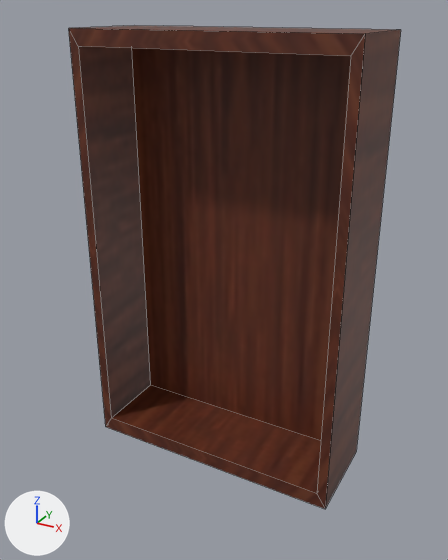
The Blender file Assets/Offline/Models/Bookshelf/Temporary Location for Blender/bookshelf.blend as it was, and as the next commit left it.
One viewpoint serves both versions: a 50 mm camera at (2.19, -3.82, 1.86) aimed at (0.04, 0.09, -0.1). The axes (+X, +Y, +Z) are drawn at lower left. The lights are the same throughout. Mesh edges are drawn as thin lines.
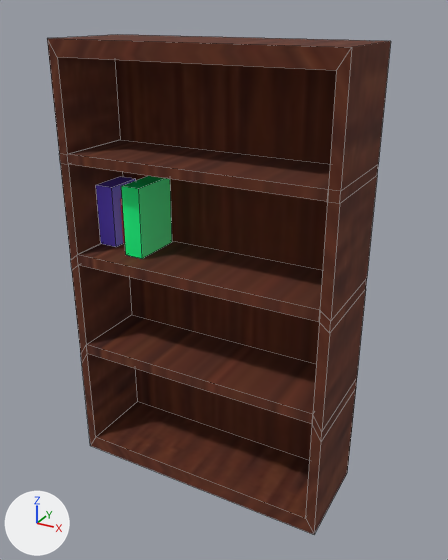
Boxes (x1, y1, x2, y2) around the edits, measured in the pictures (448 x 560 px):
'Cube', surface changed, reshaped: before (69, 25, 401, 509); after (47, 35, 391, 534)
'Book.002', added (green): after (121, 176, 172, 259)
'Book', added (blue): after (96, 177, 136, 247)

Edits to the bpy script that builds the scene:
```text
Change mat_dark_wood:
    mat_dark_wood.roughness: 0.5 -> 1.0
Add mat_paper:
    mat_paper = principled_material('Paper')
    mat_paper.base_color = (0.801, 0.705, 0.289)  # yellow #e7db92
Add mat_green:
    mat_green = principled_material('Green')
    mat_green.base_color = (0.0, 1.0, 0.22)  # green #00ff81
Add mat_red:
    mat_red = principled_material('Red')
    mat_red.base_color = (0.8, 0.0291, 0.0461)  # red #e7303d
Add mat_blue:
    mat_blue = principled_material('Blue')
    mat_blue.base_color = (0.162, 0.0893, 0.8)  # blue #7054e7
Change me_cube:
    used by ob_cube; location = (0.0, 0.0, 0.0); scale = (0.872, 0.837, 1.0)
    remove me_cube.from_pydata(...)  # 16 vertices, 14 faces; spans x -1.24..1.24, y -0.21..0.72, z -1.72..1.72
    add me_cube.from_pydata(...)  # 76 vertices, 74 faces; spans x -1.24..1.24, y -0.48..0.46, z -1.79..1.66
    me_cube part 1: the whole mesh is rebuilt
Add me_cube_003:
    me_cube_003.from_pydata([(-1.0, -1.0, -1.0), (-1.0, -1.0, 1.25), (-1.0, 1.0, -1.0), (-1.0, 1.0, 1.25), (1.27, -1.0, -1.0), (1.27, -1.0, 1.25), (1.27, 1.0, -1.0), (1.27, 1.0, 1.25)], [], [(0, 1, 3, 2), (2, 3, 7, 6), (6, 7, 5, 4), (4, 5, 1, 0), (2, 6, 4, 0), (7, 3, 1, 5)])
    for i in [1, 2, 3, 5]: me_cube_003.polygons[i].material_index = 1
    me_cube_003.materials.append(mat_paper)  # yellow #e7db92
    me_cube_003.materials.append(mat_green)  # green #00ff81
Add me_cube_002:
    me_cube_002.from_pydata(...)  # a box spanning x -1.0..0.25, y -1.0..1.0, z -1.0..0.56
    me_cube_002.materials.append(mat_red)  # red #e7303d
Add me_cube_001:
    me_cube_001.from_pydata(...)  # a box spanning x -1.0..0.7, y -1.0..1.0, z -1.0..1.0
    me_cube_001.materials.append(mat_blue)  # blue #7054e7
Add ob_book_002:
    ob_book_002 = bpy.data.objects.new('Book.002', me_cube_003)
    ob_book_002.location = (-0.58, 0.0, 0.337)
    ob_book_002.rotation_euler = (0.0, 0.0, 1.571)  # degrees (0, 0, 90)
    ob_book_002.scale = (-0.184, 0.0792, 0.244)
Add ob_book_001:
    ob_book_001 = bpy.data.objects.new('Book.001', me_cube_002)
    ob_book_001.location = (-0.747, 0.0, 0.337)
    ob_book_001.rotation_euler = (0.0, 0.0, 1.571)  # degrees (0, 0, 90)
    ob_book_001.scale = (-0.184, 0.0792, 0.244)
Add ob_book:
    ob_book = bpy.data.objects.new('Book', me_cube_001)
    ob_book.location = (-0.914, 0.0, 0.337)
    ob_book.rotation_euler = (0.0, 0.0, 1.571)  # degrees (0, 0, 90)
    ob_book.scale = (-0.184, 0.0792, 0.244)
```
